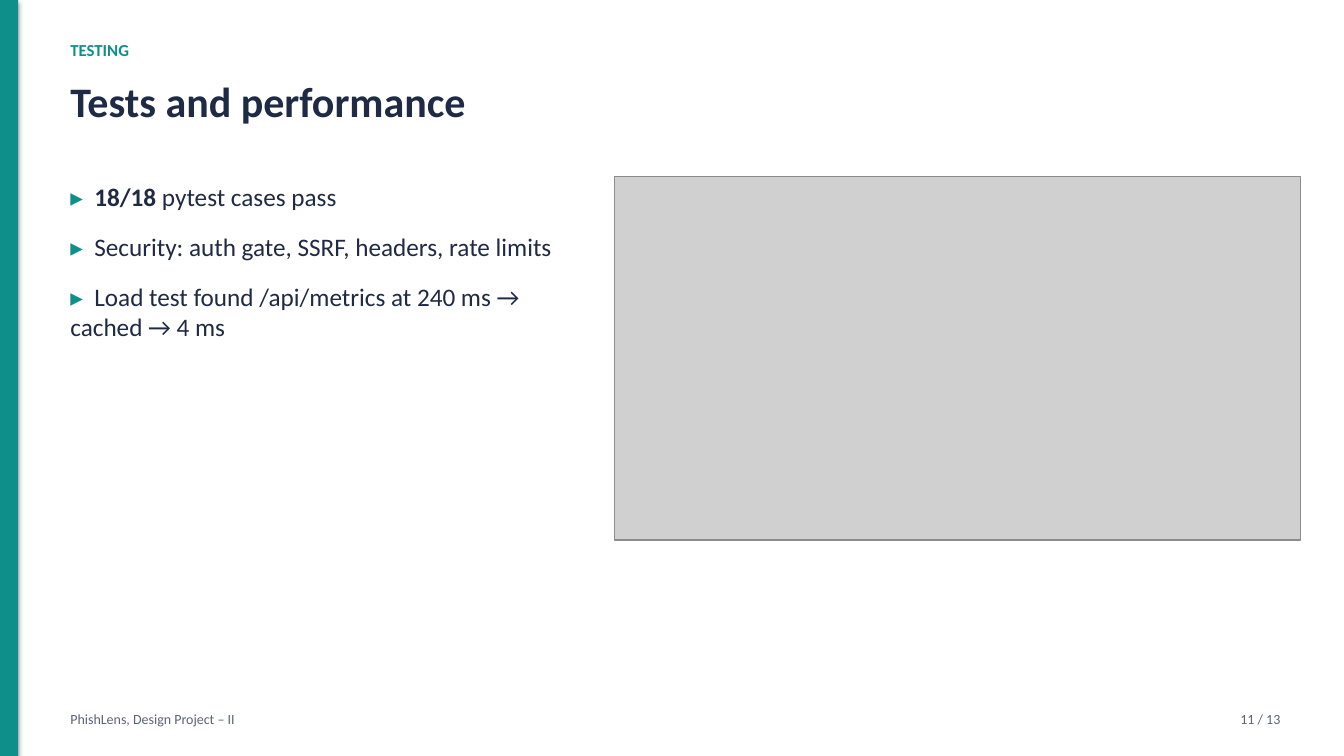
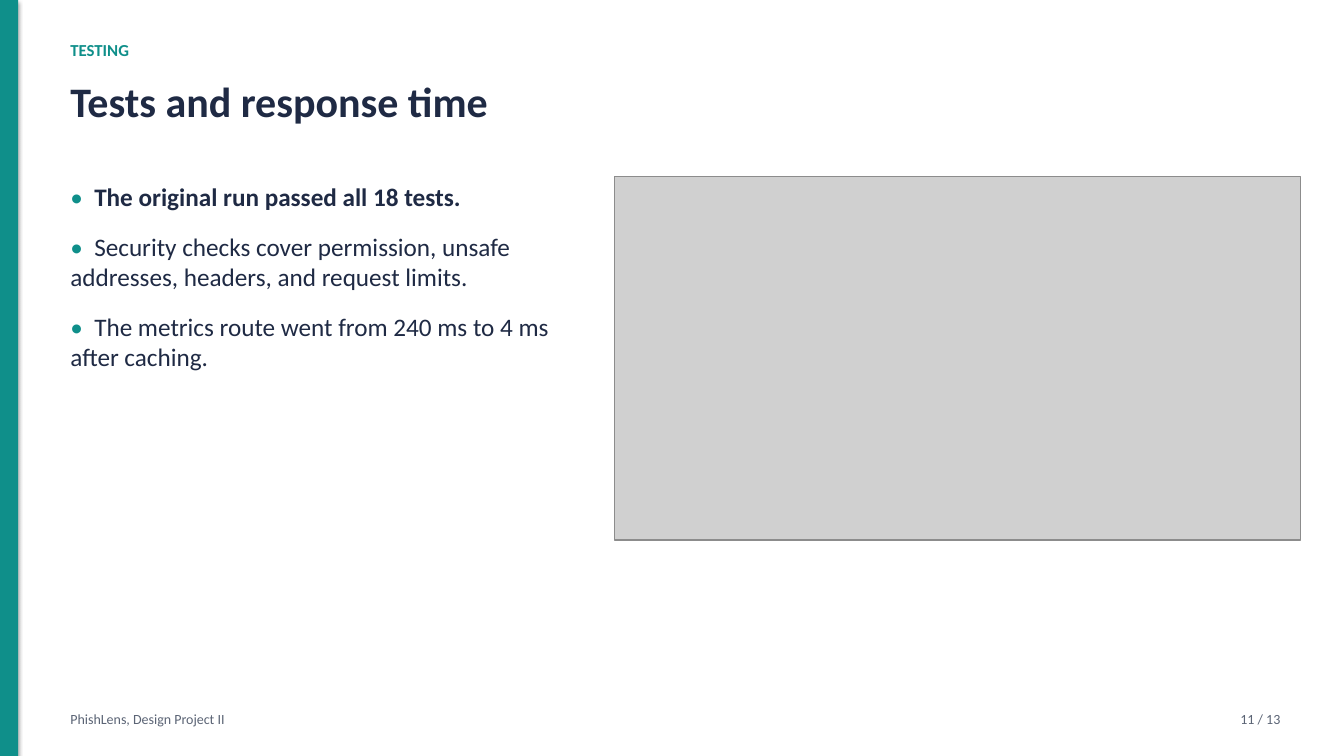
Before and after one commit to harshacreate/PhishLens, a slide deck: slide 11 of report/PhishLens_Presentation.pptx. Drawn at 1344x756 pixels with LibreOffice and Linux fonts; fonts in the diff are those of the drawing; grey boxes stand for pictures. Boxes give left, top, right and bottom in pixels: in the first picture for what was removed or moved away, otherwise in the second. Text is boxed around its words. In the diff, an @@ line names an element or a change of style, - is before the commit and + after.

```diff
--- a/report/PhishLens_Presentation.pptx
+++ b/report/PhishLens_Presentation.pptx
@@ text at [70,87,488,124]: text changed @@
-Tests and performance
+Tests and response time
@@ text at [70,188,549,371]: text changed @@
-▸ 18/18 pytest cases pass
-▸ Security: auth gate, SSRF, headers, rate limits
-▸ Load test found /api/metrics at 240 ms → cached → 4 ms
+• The original run passed all 18 tests.
+• Security checks cover permission, unsafe addresses, headers, and request limits.
+• The metrics route went from 240 ms to 4 ms after caching.
@@ text at [70,714,225,727]: text changed @@
-PhishLens, Design Project – II
+PhishLens, Design Project II
```
Also in this commit, not shown: 12 other slides changed, 16 other files.
